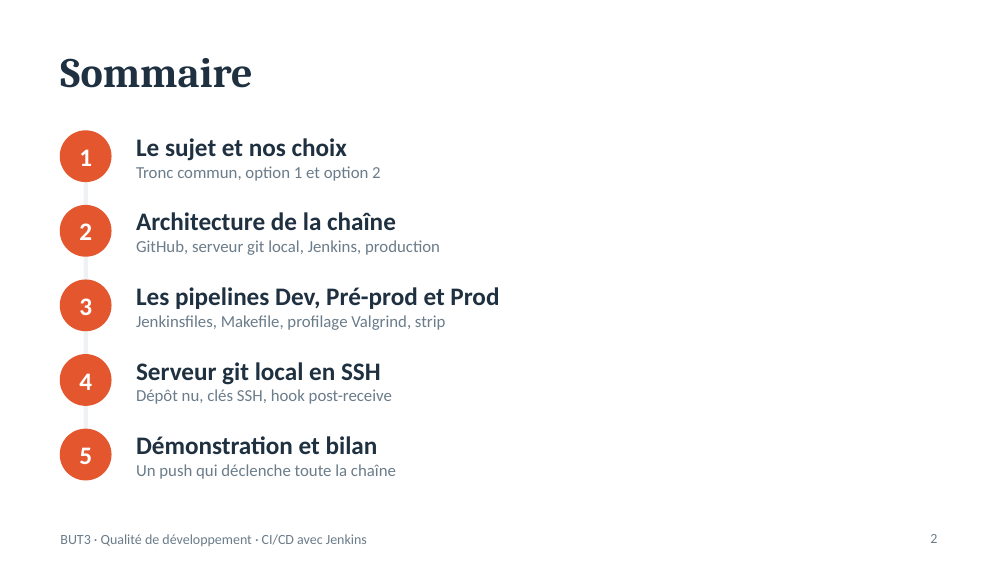
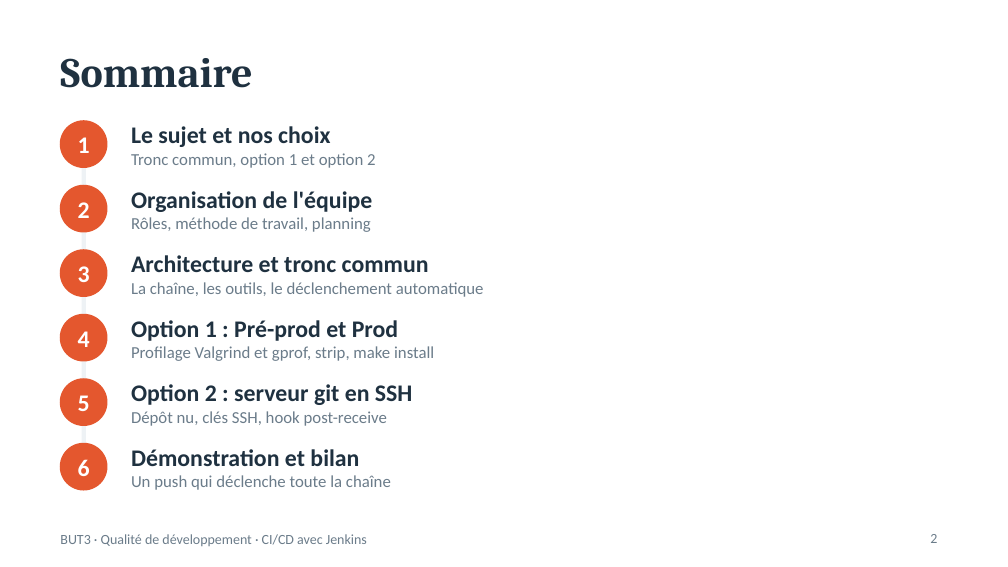
Before and after one commit to humariu506/test_jenkins, a slide deck: slide 2 of docs/Presentation_CICD_Jenkins.pptx. Drawn at 1008x567 pixels with LibreOffice and Linux fonts; fonts in the diff are those of the drawing. Boxes give left, top, right and bottom in pixels: in the first picture for what was removed or moved away, otherwise in the second. Text is boxed around its words. In the diff, an @@ line names an element or a change of style, - is before the commit and + after.

Commit message:
Expand presentation: team, Gantt, pipeline and option 2 diagrams, profiling results

```diff
--- a/docs/Presentation_CICD_Jenkins.pptx
+++ b/docs/Presentation_CICD_Jenkins.pptx
@@ text "Le sujet et nos choix": place and size @@
-text "Le sujet et nos choix" at (136,138,380,181)
+text "Le sujet et nos choix" at (131,126,375,168)
@@ text "1": place and size @@
-text "1" at (79,149,92,166)
+text "1" at (78,137,90,153)
@@ ellipse: place and size @@
-ellipse at (60,131,111,181)
+ellipse at (60,121,107,167)
@@ line moved from (86, 156) - (86, 455) to (84, 144) - (84, 467) @@
@@ text at (131,126,330,147): size 18 to 17 pt in "Le sujet et nos choix" @@
@@ text "2": place and size @@
-text "2" at (79,223,92,240)
+text "2" at (78,202,90,218)
@@ ellipse: place and size @@
-ellipse at (60,206,111,256)
+ellipse at (60,185,107,232)
@@ text at (131,191,373,232): text changed @@
-Architecture de la chaîne
-GitHub, serveur git local, Jenkins, production
+Organisation de l'équipe
+Rôles, méthode de travail, planning
@@ text "3": place and size @@
-text "3" at (79,298,92,315)
+text "3" at (78,266,90,282)
@@ ellipse: place and size @@
-ellipse at (60,280,111,331)
+ellipse at (60,250,107,296)
@@ text at (131,255,484,297): text changed @@
-Les pipelines Dev, Pré-prod et Prod
-Jenkinsfiles, Makefile, profilage Valgrind, strip
+Architecture et tronc commun
+La chaîne, les outils, le déclenchement automatique
@@ text "4": place and size @@
-text "4" at (79,373,92,390)
+text "4" at (78,331,90,347)
@@ ellipse: place and size @@
-ellipse at (60,355,111,405)
+ellipse at (60,314,107,361)
@@ text added at (131,320,434,361), 12 pt, text #6B7C8A @@
+Option 1 : Pré-prod et Prod
+Profilage Valgrind et gprof, strip, make install
@@ size 18 to 17 pt in 5 elements at (78,137,90,153), (78,202,90,218), (78,266,90,282), (78,331,90,347), (78,395,90,411) @@
@@ text "5": place and size @@
-text "5" at (79,447,92,464)
+text "5" at (78,395,90,411)
@@ ellipse: place and size @@
-ellipse at (60,429,111,480)
+ellipse at (60,379,107,425)
@@ text at (131,384,413,405): text changed; size 18 to 17 pt @@
-Serveur git local en SSH
+Option 2 : serveur git en SSH
@@ text "Option 2 : serveur git ...": place and size @@
-text "Option 2 : serveur git ..." at (136,362,392,404)
+text "Option 2 : serveur git ..." at (131,384,413,426)
@@ ellipse added at (60,444,107,490), fill #E4572E, outline #E4572E 1 pt @@
@@ text at (131,449,359,466): size 18 to 17 pt in "Démonstration et bilan" @@
@@ text "Démonstration et bilan": place and size @@
-text "Démonstration et bilan" at (136,436,396,479)
+text "Démonstration et bilan" at (131,449,391,490)
@@ text added at (78,459,90,476), 17 pt, text #FFFFFF, bold @@
+6
```
Also in this commit, not shown: 4 other slides changed, 13 slides added.
